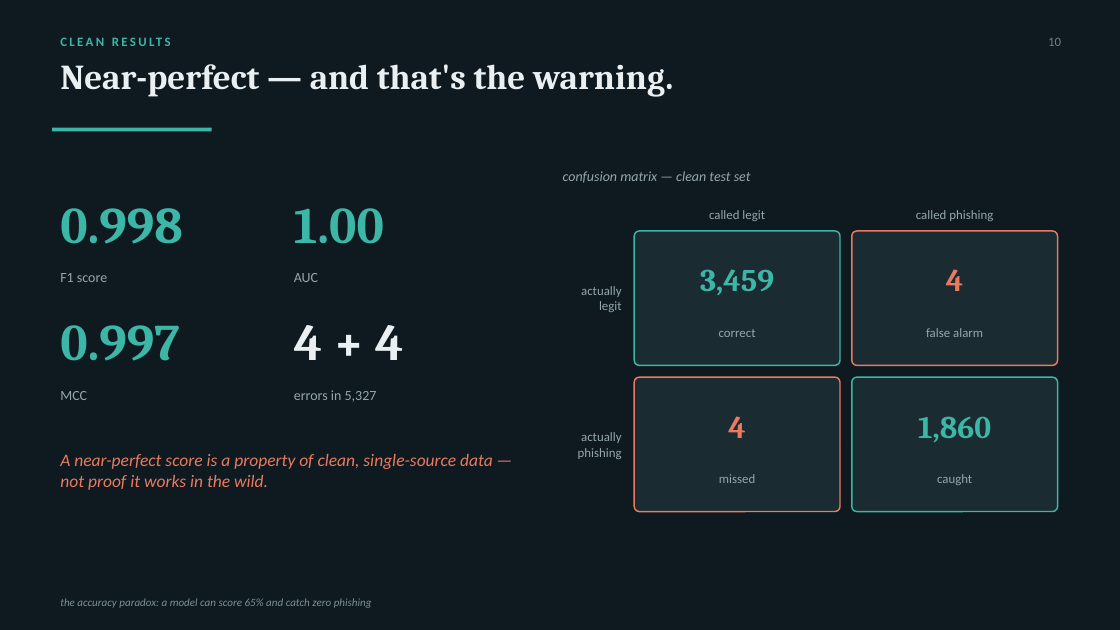
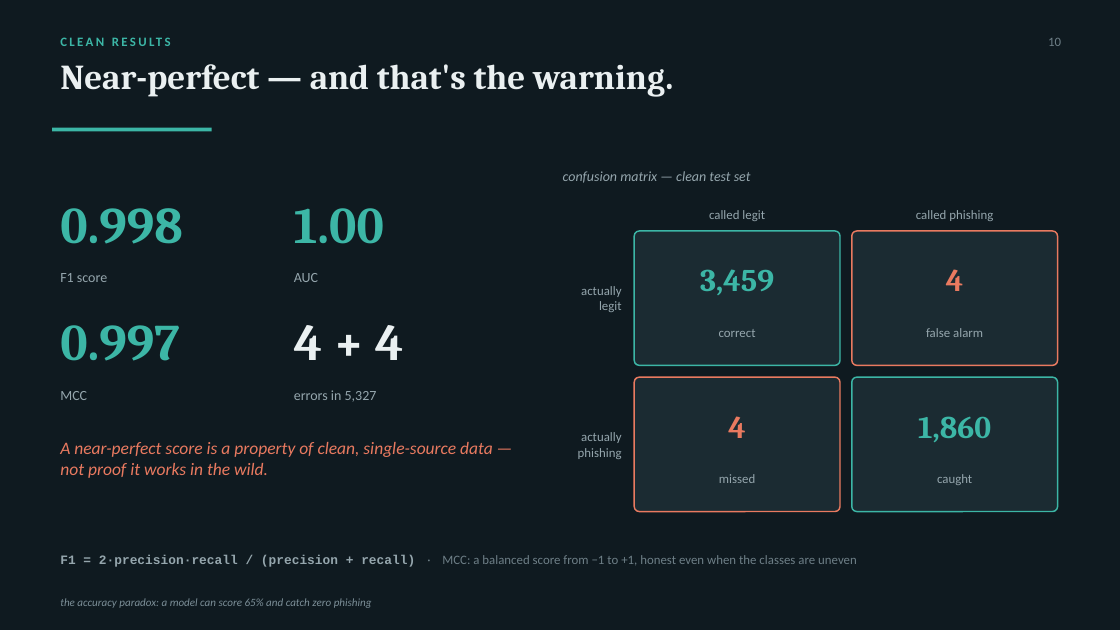
Before and after one commit to LiaBerco/EmailPhishingDetection, a slide deck: slide 10 of presentation/PhishFusion_presentation_dark.pptx. Drawn at 1120x630 pixels with LibreOffice and Linux fonts; fonts in the diff are those of the drawing. Boxes give left, top, right and bottom in pixels: in the first picture for what was removed or moved away, otherwise in the second. Text is boxed around its words. In the diff, an @@ line names an element or a change of style, - is before the commit and + after.

```diff
--- a/presentation/PhishFusion_presentation_dark.pptx
+++ b/presentation/PhishFusion_presentation_dark.pptx
@@ text "A near-perfect score is a ...": place and size @@
-text "A near-perfect score is a ..." at (60,454,493,490)
+text "A near-perfect score is a ..." at (60,442,493,478)
@@ text added at (60,555,857,567), 11 pt, text #6E7F87 @@
+F1 = 2·precision·recall / (precision + recall) · MCC: a balanced score from −1 to +1, honest even when the classes are uneven
```
Also in this commit, not shown: 1 other slide changed.
